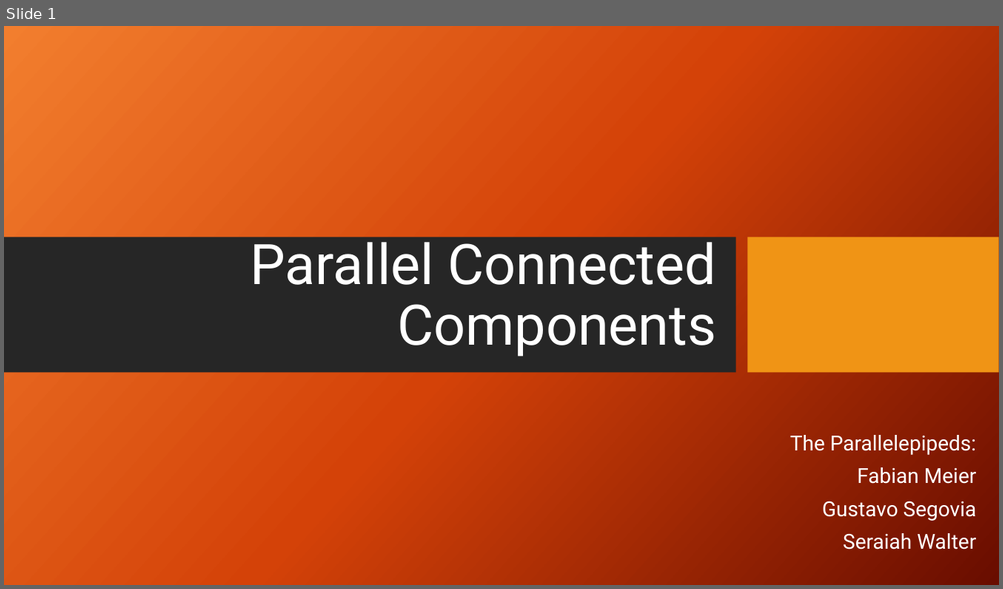
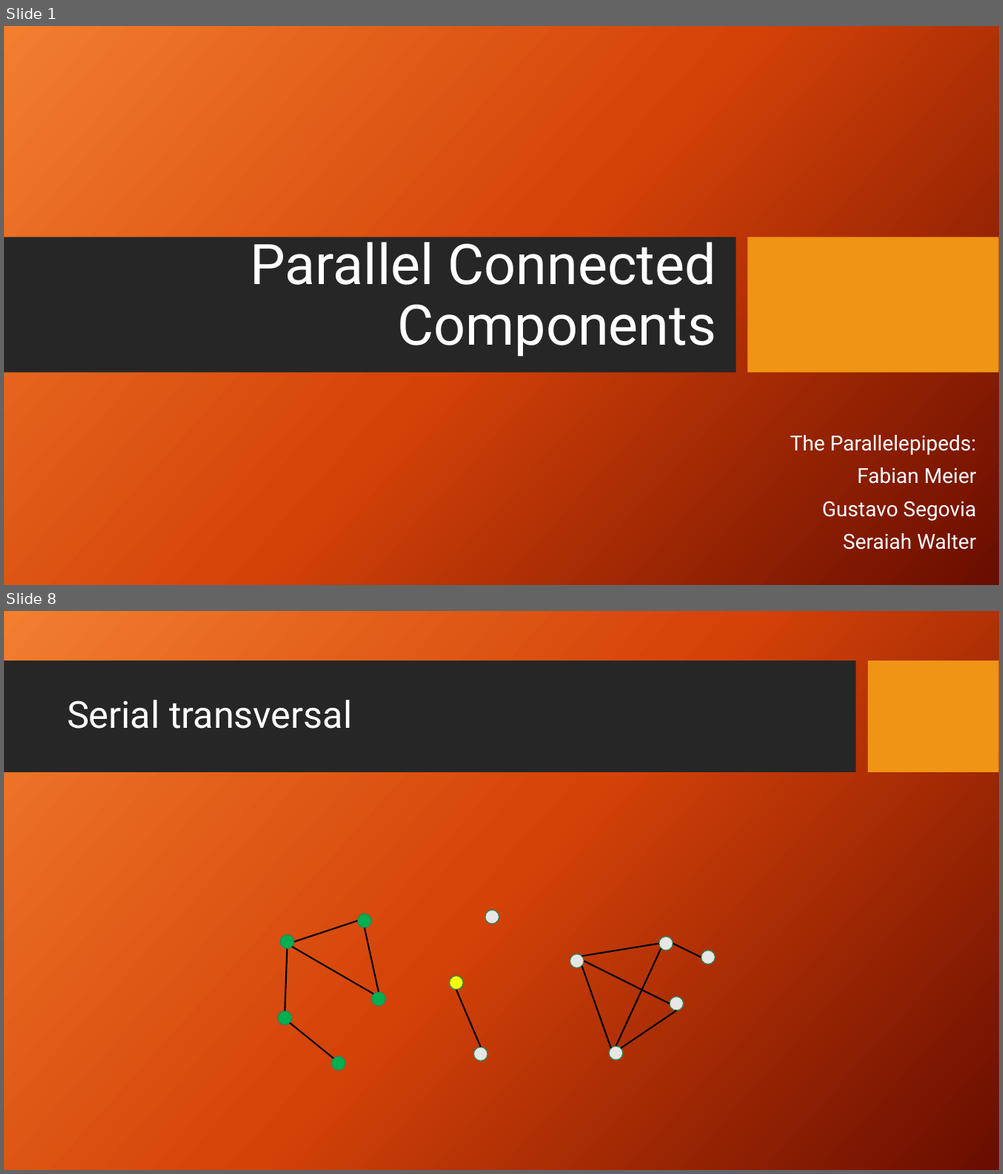
Before and after one commit to Aphlax/Parallelepipeds, a slide deck: FinalPresentation_Parallel Connected Components.pptx. Shown one above the other, each under a label of ours: slide 1 before the commit, slides 1 and 8 after it; the slides between them are not shown. The pictures are 1003x589 and 1003x1174 pixels, drawn with LibreOffice and Linux fonts; fonts in the diff are those of the drawing; background and template pictures are left out. Boxes give left, top, right and bottom in pixels: in the first picture for what was removed or moved away, otherwise in the second. Text is boxed around its words. In the diff, an @@ line names an element or a change of style, - is before the commit and + after.

```diff
--- a/FinalPresentation_Parallel Connected Components.pptx
+++ b/FinalPresentation_Parallel Connected Components.pptx
@@ slide 8 added at bbox=[4, 611, 999, 1170], background picture (left out) @@
@@ rectangle added at bbox=[4, 661, 855, 773], fill #262626 @@
@@ rectangle added at bbox=[868, 661, 999, 773], fill #F09415 @@
@@ title added at bbox=[67, 700, 352, 729], 36 pt, text #FFFFFF @@
+Serial transversal
@@ line added from (294, 943) to (358, 921), #000000 1.5 pt @@
@@ ellipse added at bbox=[358, 914, 372, 928], fill #00B050, outline #378155 1 pt @@
@@ ellipse added at bbox=[485, 910, 499, 924], fill #E7E6E6, outline #378155 1 pt @@
@@ ellipse added at bbox=[280, 935, 294, 949], fill #00B050, outline #378155 1 pt @@
@@ line added from (378, 992) to (364, 928), #000000 1.5 pt @@
@@ line added from (287, 949) to (284, 1011), #000000 1.5 pt @@
@@ line added from (292, 947) to (373, 994), #000000 1.5 pt @@
@@ group added at bbox=[569, 937, 715, 1061]: 6 lines, 5 ellipses @@
@@ ellipse added at bbox=[449, 976, 464, 990], fill #FFFF00, outline #378155 1 pt @@
@@ ellipse added at bbox=[371, 992, 385, 1006], fill #00B050, outline #378155 1 pt @@
@@ line added from (456, 990) to (481, 1048), #000000 1.5 pt @@
@@ ellipse added at bbox=[278, 1011, 292, 1026], fill #00B050, outline #378155 1 pt @@
@@ line added from (290, 1024) to (334, 1059), #000000 1.5 pt @@
@@ ellipse added at bbox=[473, 1048, 487, 1062], fill #E7E6E6, outline #378155 1 pt @@
@@ ellipse added at bbox=[332, 1056, 346, 1071], fill #00B050, outline #378155 1 pt @@
```
Also in this commit, not shown: 18 other slides added.
